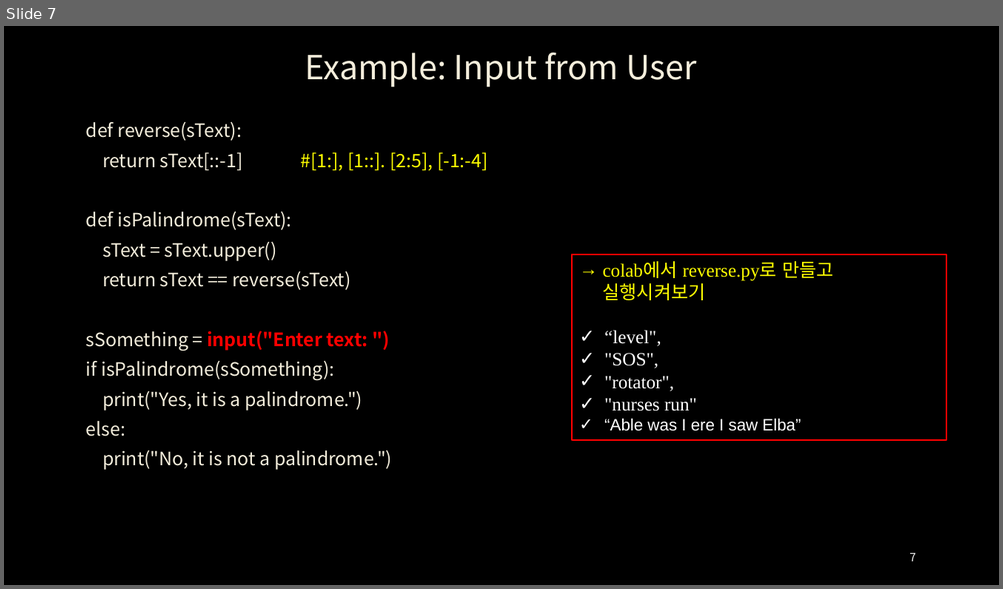
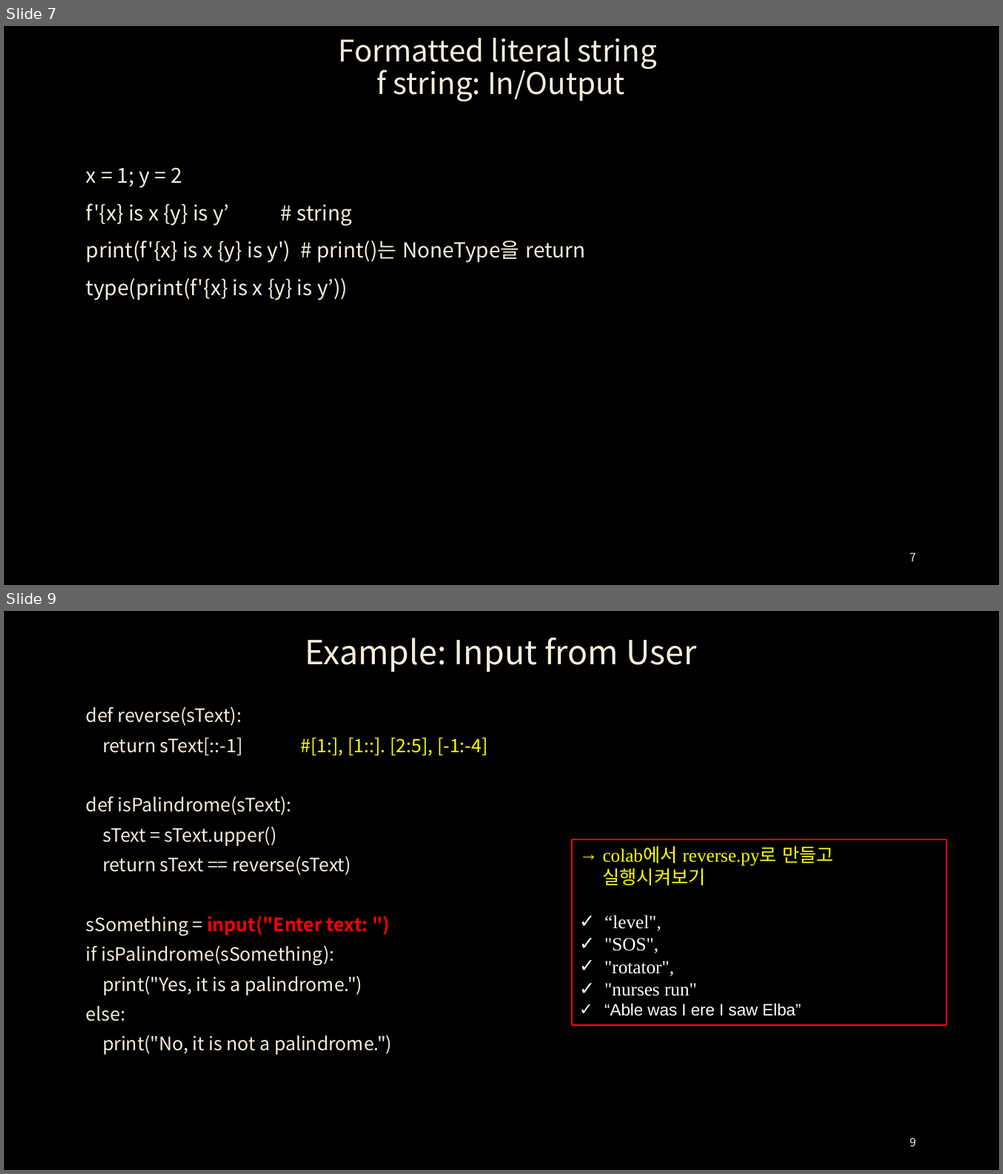
Before and after one commit to ancestor9/24_python-programimming-1, a slide deck: week11_12/week_09_Input and Output Standard Library.pptx. Shown one above the other, each under a label of ours: slide 7 before the commit, slides 7 and 9 after it; the slides between them are not shown. The pictures are 1003x589 and 1003x1174 pixels, drawn with LibreOffice and Linux fonts; fonts in the diff are those of the drawing; background and template pictures are left out. Boxes give left, top, right and bottom in pixels: in the first picture for what was removed or moved away, otherwise in the second. Text is boxed around its words. In the diff, an @@ line names an element or a change of style, - is before the commit and + after.

```diff
--- a/week11_12/week_09_Input and Output Standard Library.pptx
+++ b/week11_12/week_09_Input and Output Standard Library.pptx
@@ slide 7 added at (4,26,999,585), background picture (left out) @@
@@ title added at (338,38,657,101), 28.8 pt, text #F4EEDC @@
+Formatted literal string
+f string: In/Output
@@ text added at (86,167,586,301), 20 pt, text #F4EEDC @@
+x = 1; y = 2
+f'{x} is x {y} is y’ # string
+print(f'{x} is x {y} is y') # print()는 NoneType을 return
+type(print(f'{x} is x {y} is y’))
@@ page number added at (909,553,916,562), 11 pt, text #F2F2F2 @@
+7
@@ what was slide 7 is now slide 9 @@
@@ page number at (909,1138,916,1147): text changed @@
-7
+9
```
Also in this commit, not shown: 6 slides changed, 1 other slide added.
